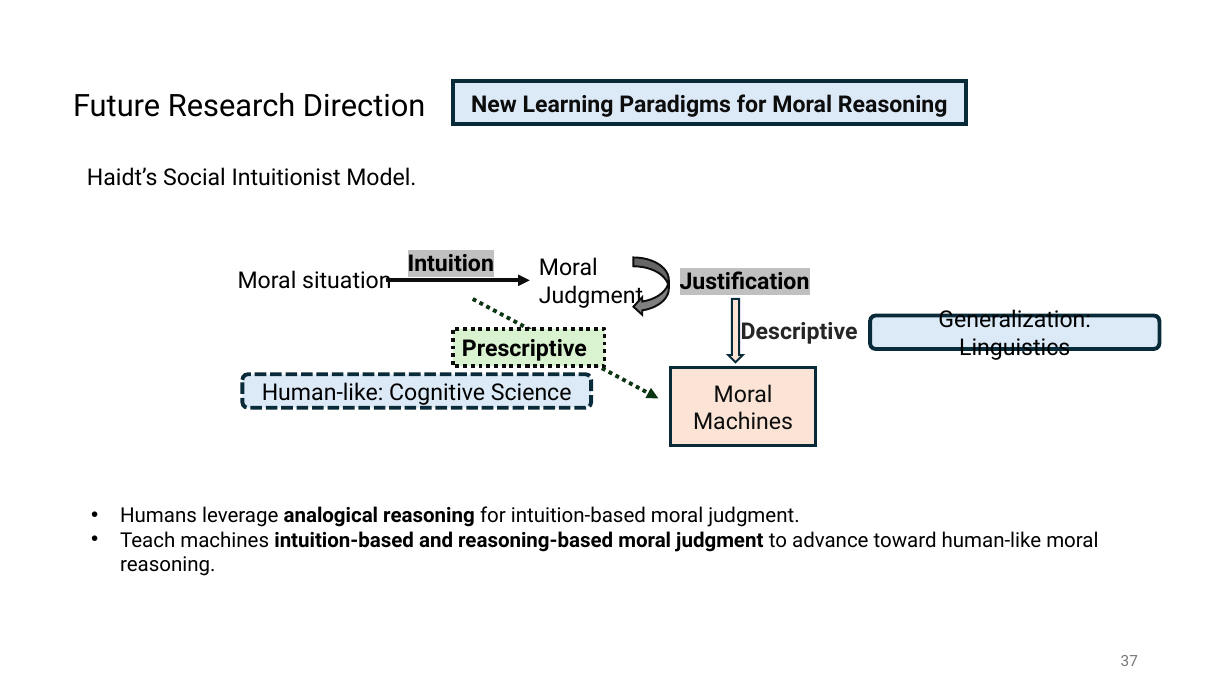
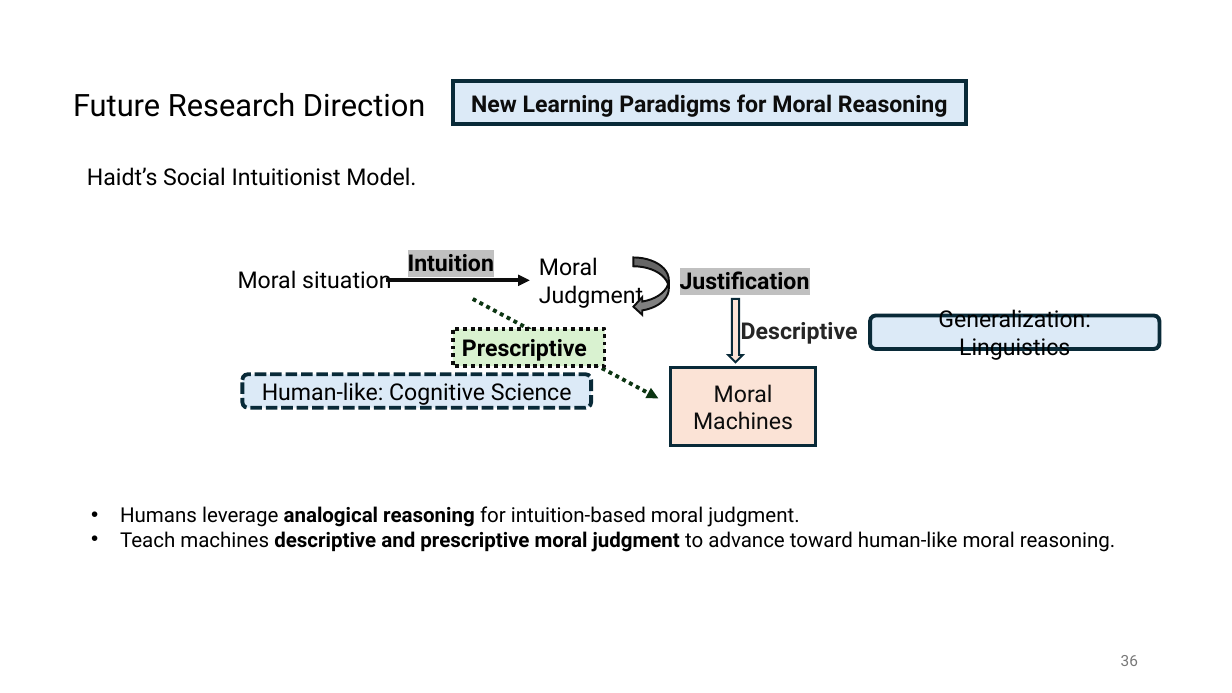
Before and after one commit to guangliang-nlp/jobtalk, a slide deck: slide 36 of jobtalk-GL.pptx (slide 37 before the commit). Drawn at 1232x693 pixels with LibreOffice and Linux fonts; fonts in the diff are those of the drawing. Boxes give left, top, right and bottom in pixels: in the first picture for what was removed or moved away, otherwise in the second. Text is boxed around its words. In the diff, an @@ line names an element or a change of style, - is before the commit and + after.

```diff
--- a/jobtalk-GL.pptx
+++ b/jobtalk-GL.pptx
@@ text at bbox=[120, 531, 1115, 552]: text changed @@
-• Teach machines intuition-based and reasoning-based moral judgment to advance toward human-like moral reasoning.
+• Teach machines descriptive and prescriptive moral judgment to advance toward human-like moral reasoning.
@@ page number at bbox=[1121, 655, 1138, 666]: text changed @@
-37
+36
```
Also in this commit, not shown: 1 other slide changed, 1 slide added, 1 slide removed, 1 other file.
